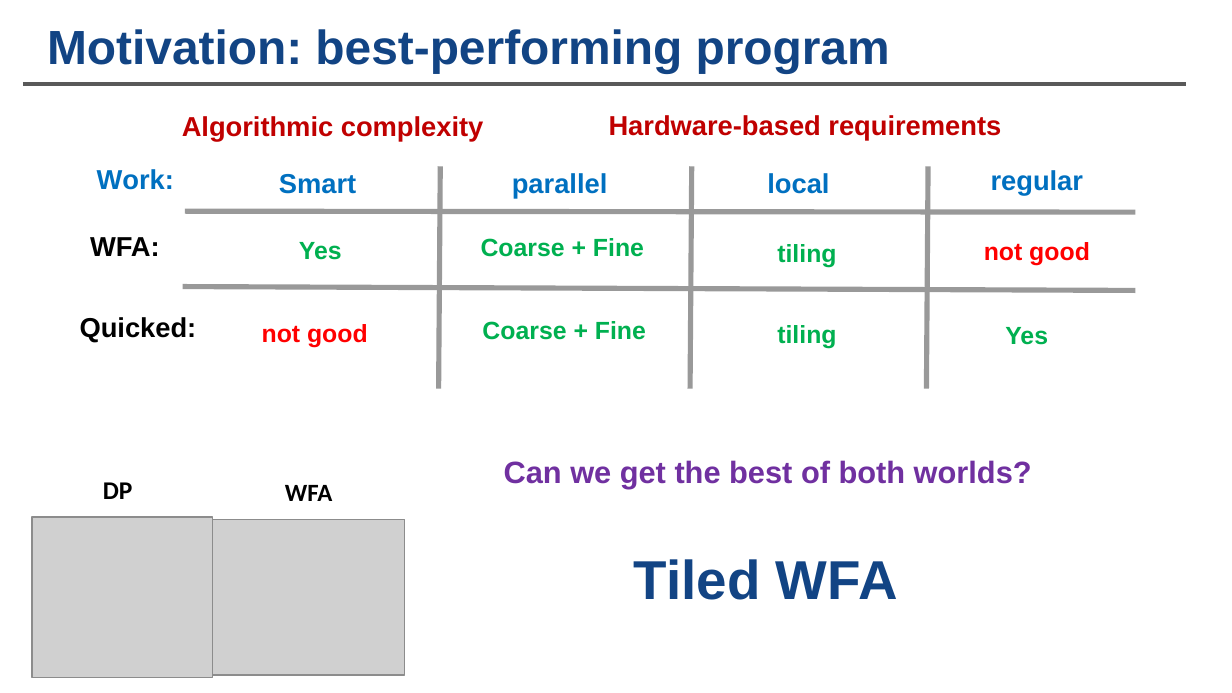
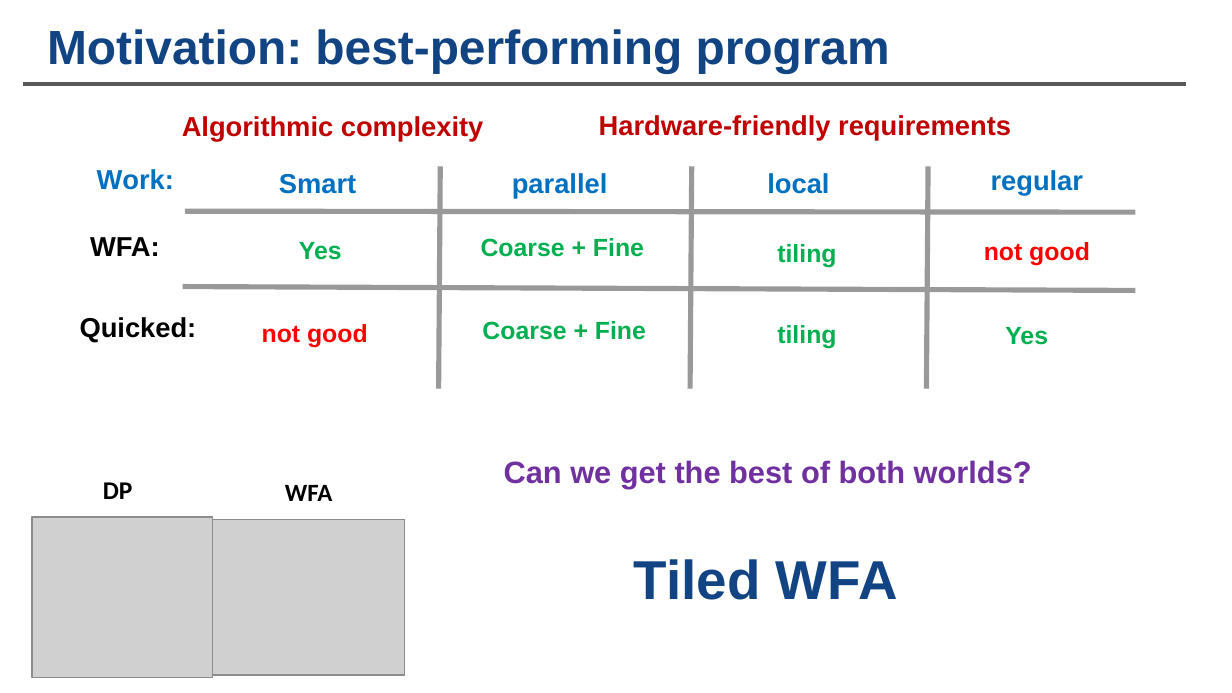
Before and after one commit to JCMoure/TiledWFA, a slide deck: slide 1 of TiledWFA.pptx. Drawn at 1232x693 pixels with LibreOffice and Linux fonts; fonts in the diff are those of the drawing; grey boxes stand for pictures; background and template pictures are left out. Boxes give left, top, right and bottom in pixels: in the first picture for what was removed or moved away, otherwise in the second. Text is boxed around its words. In the diff, an @@ line names an element or a change of style, - is before the commit and + after.

```diff
--- a/TiledWFA.pptx
+++ b/TiledWFA.pptx
@@ text at bbox=[599, 115, 1011, 140]: text changed @@
-Hardware-based requirements
+Hardware-friendly requirements
```
Also in this commit, not shown: 1 other slide changed, 8 slides added, 1 slide removed, 17 other files.
